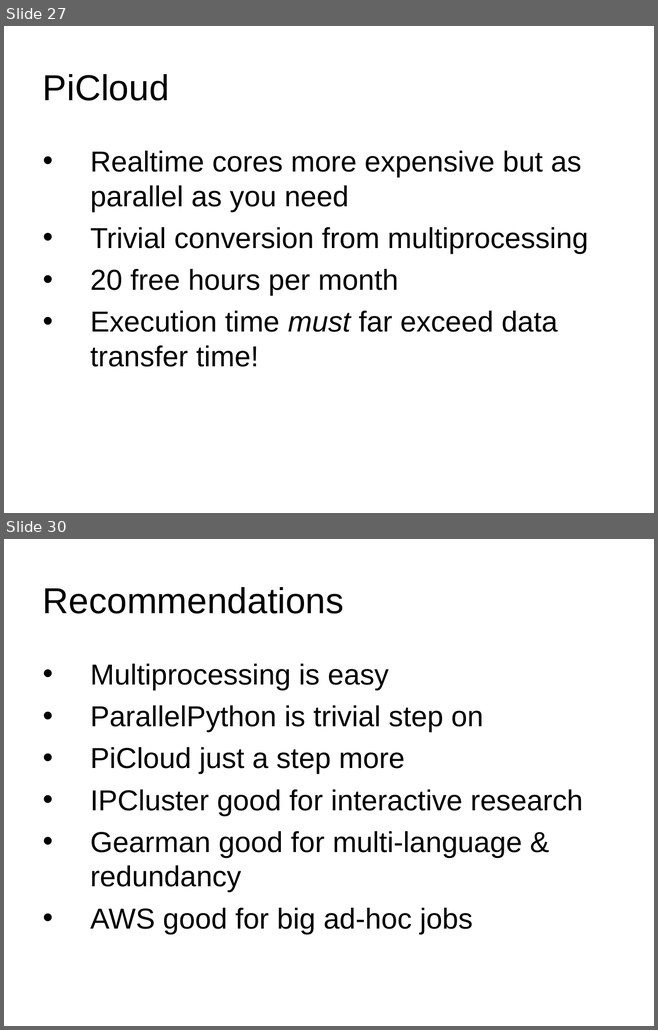
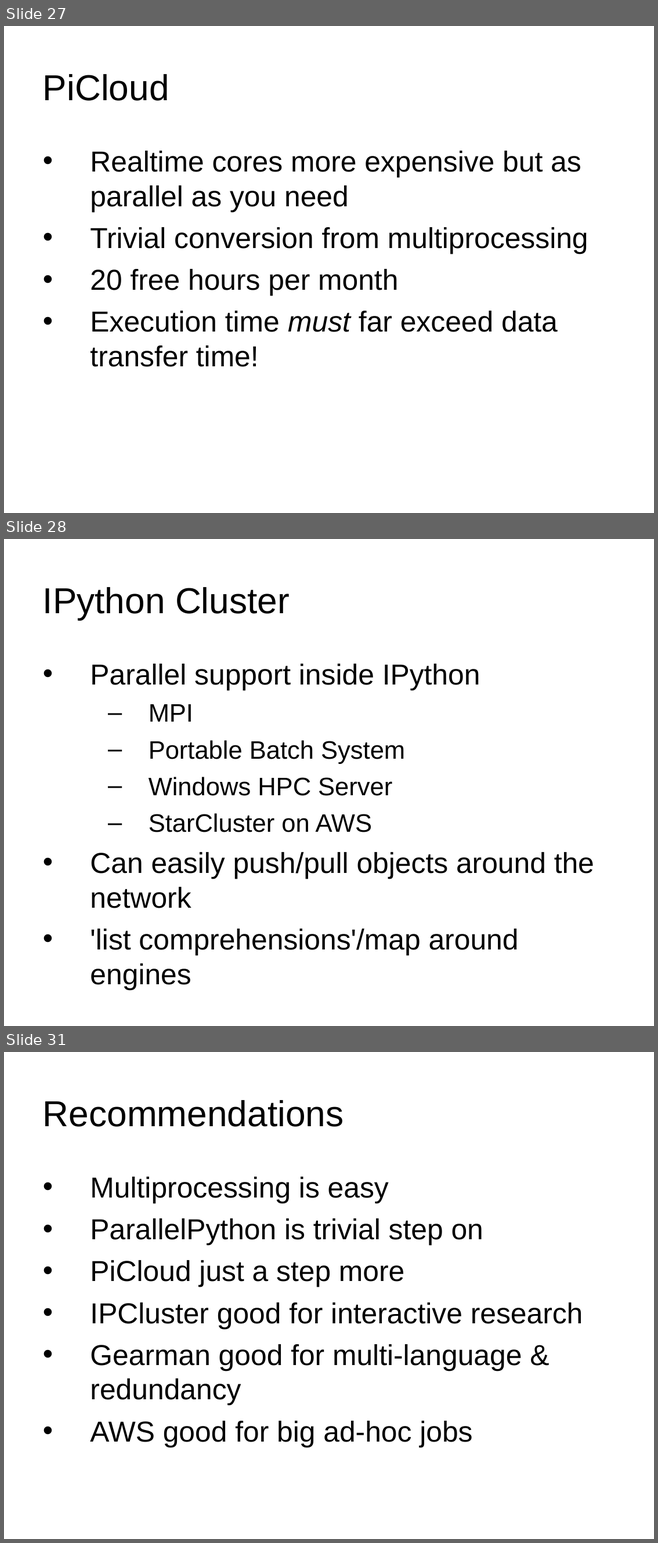
Before and after one commit to ianozsvald/ParallelPython_EuroSciPy2012, a slide deck: ParallelPython_EuroSciPy2012.ppt. Shown one above the other, each under a label of ours: slides 27 and 30 before the commit, slides 27, 28 and 31 after it; the slides between them are not shown. The pictures are 658x1030 and 658x1543 pixels, drawn with LibreOffice and Linux fonts; fonts in the diff are those of the drawing; background and template pictures are left out. Boxes give left, top, right and bottom in pixels: in the first picture for what was removed or moved away, otherwise in the second. Text is boxed around its words. In the diff, an @@ line names an element or a change of style, - is before the commit and + after.

```diff
--- a/ParallelPython_EuroSciPy2012.ppt
+++ b/ParallelPython_EuroSciPy2012.ppt
@@ slide 28 added at (x1=4, y1=539, x2=654, y2=1026), background #FFFFFF @@
@@ title added at (x1=43, y1=587, x2=289, y2=620), 40 pt, text #000000 @@
+IPython Cluster
@@ text added at (x1=90, y1=664, x2=594, y2=990), 32 pt, text #000000 @@
+• Parallel support inside IPython
+  – MPI
+  – Portable Batch System
+  – Windows HPC Server
+  – StarCluster on AWS
+• Can easily push/pull objects around the network
+• 'list comprehensions'/map around engines
@@ what was slide 30 is now slide 31 @@
```
Also in this commit, not shown: 2 slides changed, 1 other slide added, 1 slide removed, 1 other file.
